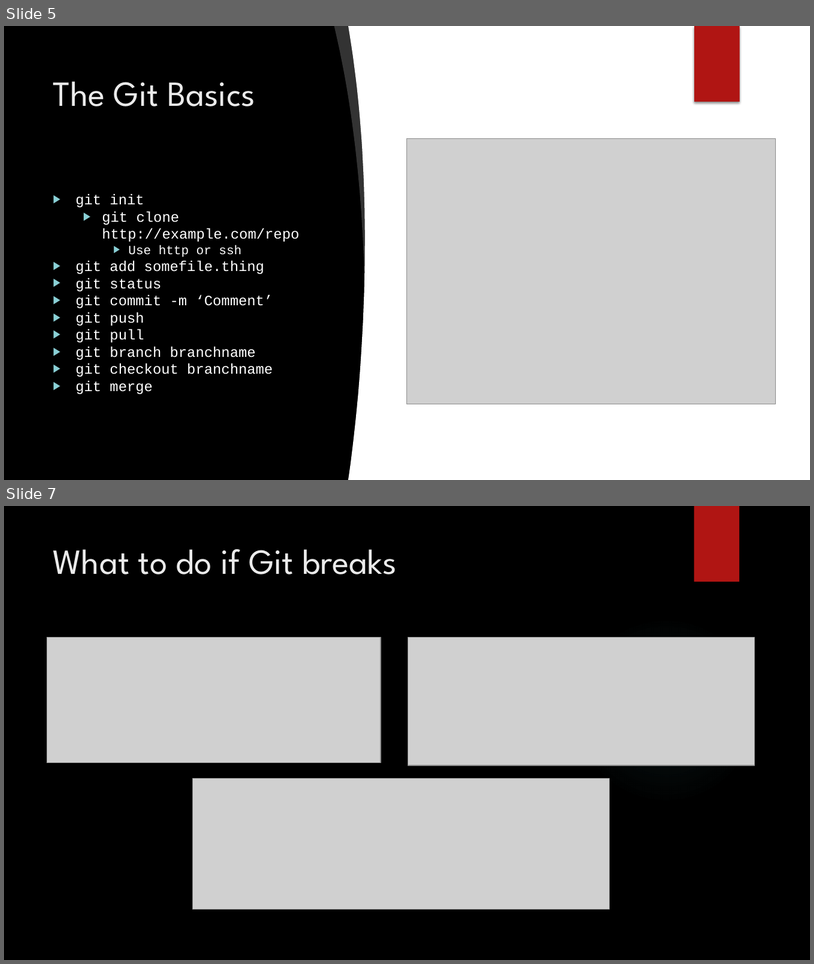
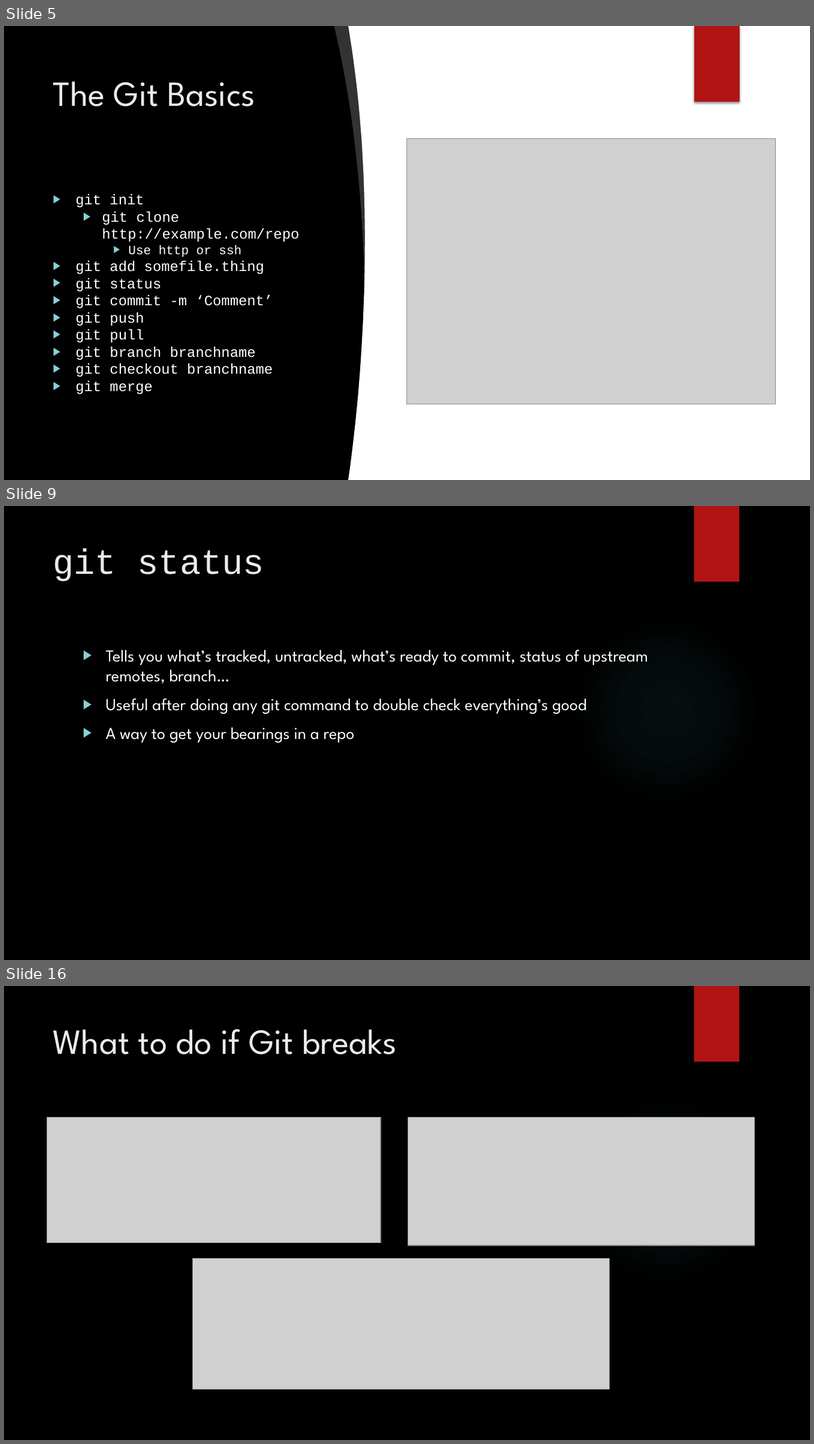
Before and after one commit to dvdmuckle/git101, a slide deck: Git 101.pptx. Shown one above the other, each under a label of ours: slides 5 and 7 before the commit, slides 5, 9 and 16 after it; the slides between them are not shown. The pictures are 814x964 and 814x1444 pixels, drawn with LibreOffice and Linux fonts; fonts in the diff are those of the drawing; grey boxes stand for pictures; background and template pictures are left out. Boxes give left, top, right and bottom in pixels: in the first picture for what was removed or moved away, otherwise in the second. Text is boxed around its words. In the diff, an @@ line names an element or a change of style, - is before the commit and + after.

Commit message:
Git 101 2.0; Added slide for each command

```diff
--- a/Git 101.pptx
+++ b/Git 101.pptx
@@ slide 9 added at (4,506,810,960), background picture (left out); not listed: 2 template elements that a slide beside it also shows @@
@@ title added at (53,549,264,581), 42 pt, text #EBEBEB @@
+git status
@@ text added at (106,649,648,742), 20 pt, text #FFFFFF @@
+▶ Tells you what’s tracked, untracked, what’s ready to commit, status of upstream remotes, branch…
+▶ Useful after doing any git command to double check everything’s good
+▶ A way to get your bearings in a repo
@@ what was slide 7 is now slide 16 @@
```
Also in this commit, not shown: 2 slides changed, 9 other slides added, 1 other file.
